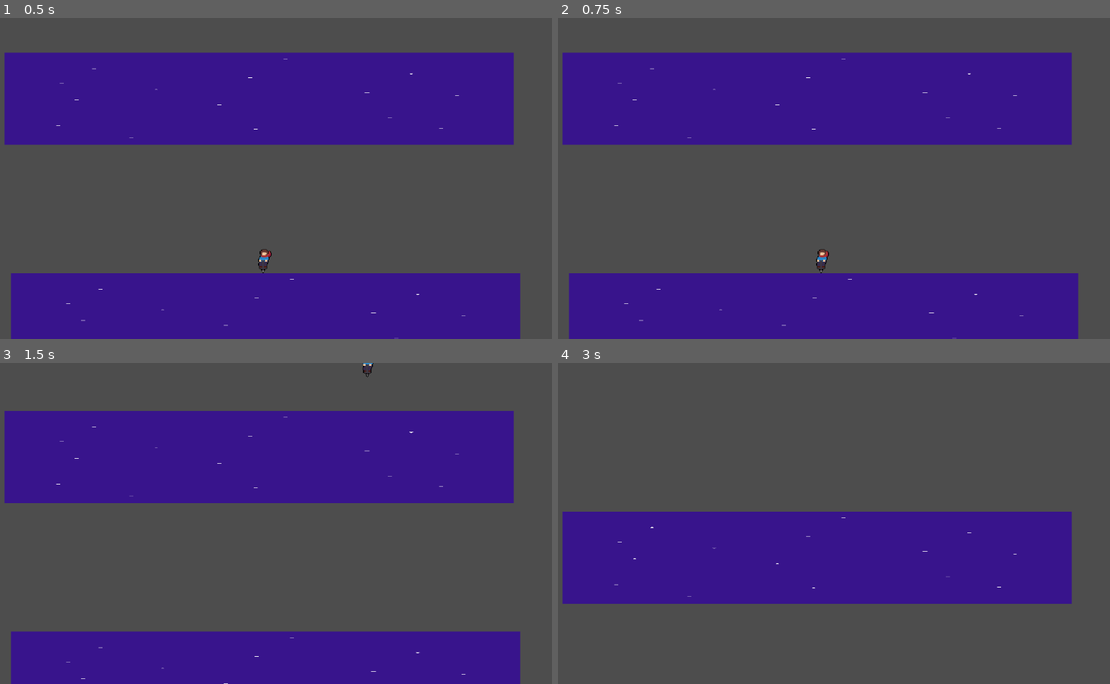
Above: before the commit, frames 1-4 (two rows, left to right).
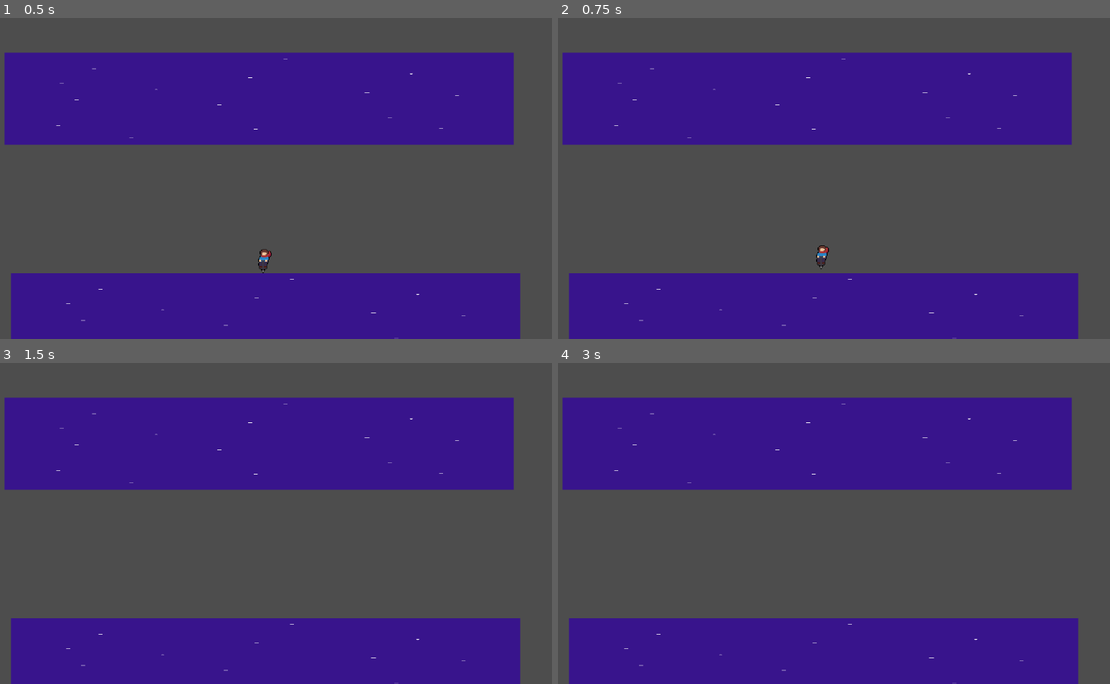
Above: after the commit, the same moments.

Repository: JMQ0598/Pogo-Game-Godot
Game: Godot game, scene res://Assets/Scenes/JumpDemo.tscn
Two runs of this game, one before a commit and one after it. Both use one fixed random seed, a clock stepped at 60 frames per second and the inputs below.
Inputs:
- Up to frame 1 (0.5 s): no input
- Up to frame 2 (0.75 s): hold D (walk_right) from 0.53 s (still down)
- Up to frame 3 (1.5 s): keep holding D (walk_right); tap W (walk_up) at 0.77 s
- Up to frame 4 (3 s): tap W (walk_up) at 1.52 s; release D (walk_right) at 2.03 s; hold A (walk_left) 2.03-2.78 s; hold D (walk_right) from 2.78 s (still down)

Frame 1 is identical in both runs. In frame 2, 0.1% of the frame differs, in the area x 46-50%, y 70-80%; in frame 3, 12%; in frame 4, 72%, in the area x 0-95%, y 10-100%.

Commit message:
Tweaked physics variables

Diff:
--- a/pogo-game/Assets/Scenes/root.tscn
+++ b/pogo-game/Assets/Scenes/root.tscn
@@ -2,8 +2,8 @@
 
 [ext_resource type="PackedScene" uid="uid://dudx0gs6bucav" path="res://Assets/Scenes/boulder.tscn" id="1_morkg"]
 [ext_resource type="PackedScene" uid="uid://bxb3162d0x5dk" path="res://Assets/Scenes/platform.tscn" id="2_6o2em"]
+[ext_resource type="PackedScene" uid="uid://cw56xyjx7etgj" path="res://Assets/Scenes/pogo_girl.tscn" id="2_morkg"]
 [ext_resource type="Texture2D" uid="uid://djj1orv1cpg3q" path="res://Assets/Sprites/BG-Static.png" id="2_q7pxp"]
-[ext_resource type="PackedScene" uid="uid://dsowhyub8bnxn" path="res://Assets/Scenes/test_character.tscn" id="3_6o2em"]
 [ext_resource type="Script" uid="uid://bb2m6aukep01g" path="res://Assets/Scripts/camera_follow.gd" id="4_wmxxr"]
 
 [node name="Root" type="Node2D"]
@@ -13,15 +13,26 @@
 position = Vector2(0, -1941)
 texture = ExtResource("2_q7pxp")
 
+[node name="PogoGirl" parent="." instance=ExtResource("2_morkg")]
+position = Vector2(-75, 57)
+physics_scale = 870
+bounce = -20
+
 [node name="Starter Platform" parent="." instance=ExtResource("2_6o2em")]
 position = Vector2(0, 196)
 
-[node name="Test Character" parent="." instance=ExtResource("3_6o2em")]
+[node name="Starter Platform2" parent="." instance=ExtResource("2_6o2em")]
+position = Vector2(-355, -22.999996)
+scale = Vector2(0.14267744, 0.15708879)
+
+[node name="Starter Platform3" parent="." instance=ExtResource("2_6o2em")]
+position = Vector2(-152.00002, -172.99998)
+scale = Vector2(0.14267744, 0.15708879)
 
 [node name="Camera2D" type="Camera2D" parent="." node_paths=PackedStringArray("follow_target")]
 process_callback = 0
 script = ExtResource("4_wmxxr")
-follow_target = NodePath("../Test Character")
+follow_target = NodePath("../PogoGirl")
 
 [node name="Boulder" parent="." instance=ExtResource("1_morkg")]
 position = Vector2(3.9999847, -233.00002)
--- a/pogo-game/Assets/Scripts/pogo_girl.gd
+++ b/pogo-game/Assets/Scripts/pogo_girl.gd
@@ -5,20 +5,17 @@
 @export var speed: int = 200
 @export var gravity: int = 2
 @export var bounce: int = -30
+@export var jump_delay: float = 0.3
 
 # Called when the node enters the scene tree for the first time.
 func _ready() -> void:
 	$AnimatedSprite2D.play('fall')
 
-# Called every frame. 'delta' is the elapsed time since the previous frame.
-func _process(delta: float) -> void:
-	pass
-
 func _physics_process(delta: float) -> void:
 
 	if is_on_floor():
 		velocity.y = 0
-		await get_tree().create_timer(0.5).timeout
+		await get_tree().create_timer(jump_delay).timeout
 		velocity.y = bounce * physics_scale * delta
 	else:
 		velocity.y = clamp(
